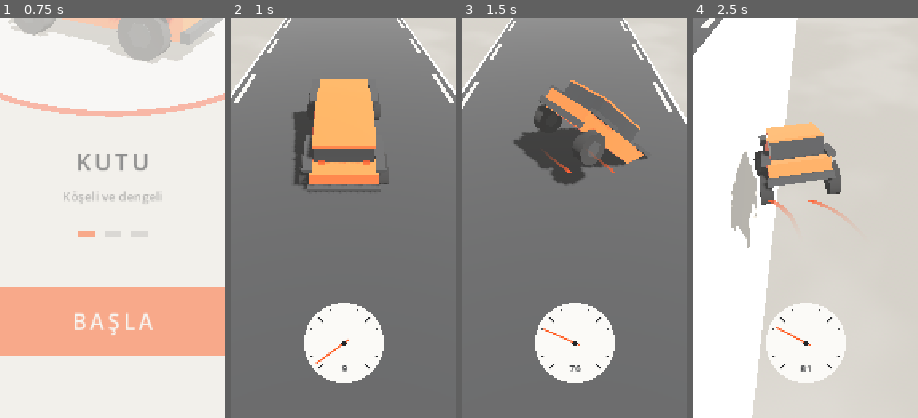
Above: before the commit, frames 1-4 (left to right).
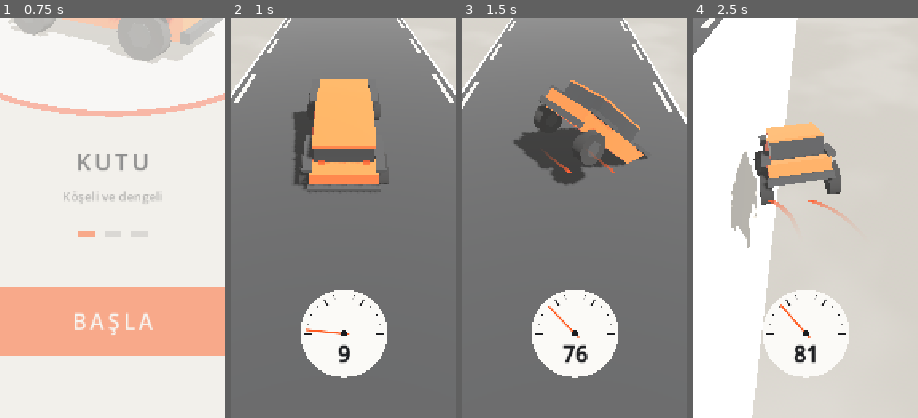
Above: after the commit, the same moments.

Repository: basarbellisan/Runny
Game: Godot game, scene res://scenes/menu.tscn
The game is run twice, just before and just after one commit, with the same random seed, the same clock (stepped at 60 frames per second) and the same inputs.
Inputs (mouse positions are % of the whole screen's width and height, from its top left):
- Up to frame 1 (0.75 s): click "BAŞLA" at 0.5 s
- Up to frame 2 (1 s): no input
- Up to frame 3 (1.5 s): tap Enter at 1.25, 1.35 s; move the mouse to (72, 45) at 1.27 s; hold D from 1.28 s (still down); click (72, 45) at 1.42 s
- Up to frame 4 (2.5 s): tap Space at 1.52 s; release D at 2 s; drag from (30, 55) to (45, 70) at 2.02 s
The pictures show only the part of the screen within x 25-75%, y 50-100%; the shares and areas given below are measured in that part.

Frame 1 is identical in both runs. In frame 2, 2.4% of the frame differs, in the area x 31-70%, y 68-92%; in frame 3, 2.6%; in frame 4, 2.6%.

Commit message:
Hız kadranı: 10 stil, büyük okunaklı rakam
Beyaz yay (0 saat 9'da, en yüksek saat 3'te), siyah yay, yarım ay,
turuncu yüz, sadece yay, dijital, siyah klasik, beyaz klasik, cetvel,
halka. Stil ayar panelinden seçilir (GÖRSEL > Kadran stili); varsayılan
1. Karşılaştırma görseli için tools/gauge_sheet.gd.

Co-Authored-By: Claude Opus 5.5 <noreply@anthropic.com>
Claude-Session: https://claude.ai/code/session_016S88RPn945sNcGg6oLe6PH

Diff:
--- a/scripts/game.gd
+++ b/scripts/game.gd
@@ -84,7 +84,7 @@
 	lower.rock_hit.connect(_on_rock_hit)
 	lower.portal_entered.connect(_on_portal)
 	Tuning.register({"game": self, "car": car, "roads": roads, "lower": lower,
-		"camera": $Camera, "audio": Audio, "trail": car.trail})
+		"camera": $Camera, "audio": Audio, "trail": car.trail, "speedo": hud.speedometer})
 	# Garajda seçilen araba
 	car.model.variant = int(_args.get("model", _load_save().get_value("car", "model", 1)))
 	if _args.has("trail"):
--- a/scripts/hud.gd
+++ b/scripts/hud.gd
@@ -15,6 +15,7 @@
 var _energy: Control
 var _energy_back: ColorRect
 var _energy_fill: ColorRect
+var speedometer: Speedometer
 var _speedo: Speedometer
 var _speedo_shown := true
 var _hint_tween: Tween
@@ -47,10 +48,11 @@
 	_speedo.anchor_right = 0.5
 	_speedo.anchor_top = 1.0
 	_speedo.anchor_bottom = 1.0
-	_speedo.offset_left = -80
-	_speedo.offset_right = 80
-	_speedo.offset_top = -200
+	_speedo.offset_left = -110
+	_speedo.offset_right = 110
+	_speedo.offset_top = -230
 	_speedo.offset_bottom = -40
+	speedometer = _speedo
 	set_mood(0.0)
 	hint("SOLA DOKUN      |      SAĞA DOKUN", 3.0)
 
--- a/scripts/speedometer.gd
+++ b/scripts/speedometer.gd
@@ -1,28 +1,46 @@
 class_name Speedometer
 extends Control
-## Hız kadranı, Braun tarzı: düz kırık beyaz yüz, ince çentikler,
-## tek vurgu olarak turuncu ibre, altta küçük hız rakamı.
+## Hız kadranı. 10 stil (ayar panelinden seçilir), hepsinde büyük, okunaklı rakam:
+##  1 beyaz yay (0: saat 9, en yüksek: saat 3)   2 siyah yay
+##  3 yarım ay + rakam bandı                     4 turuncu yüz
+##  5 sadece yay (yüzsüz)                        6 dijital kutu + hız çizgisi
+##  7 siyah klasik 270°                          8 beyaz klasik 270°
+##  9 cetvel (yatay skala)                       10 halka
 
 const MAX_KMH := 300.0
-const START_DEG := 135.0
-const SWEEP_DEG := 270.0
+const BLACK := Color("1c1d20")
+const GREY := Color("8a8d92")
 
-@export var radius := 64.0
+@export_range(1, 10) var style := 1:
+	set(v):
+		style = v
+		queue_redraw()
 
 var _shown_kmh := 0.0
 var _needle_v := 0.0
 var _kmh := 0.0
 var _font: Font
+var _bold: FontVariation
 
 
 func _ready() -> void:
 	mouse_filter = Control.MOUSE_FILTER_IGNORE
 	_font = get_theme_default_font()
+	_bold = FontVariation.new()
+	_bold.base_font = _font
+	_bold.variation_embolden = 0.6
 
 
 ## kmh: gerçek hız (gaz dahil)
-func set_values(kmh: float, _base_kmh: float, _boost: float) -> void:
+func set_values(kmh: float, _base_kmh: float = 0.0, _boost: float = 0.0) -> void:
 	_kmh = kmh
+
+
+## Test/görsel için: ibreyi beklemeden doğrudan bu hıza getir
+func snap(kmh: float) -> void:
+	_kmh = kmh
+	_shown_kmh = kmh
+	queue_redraw()
 
 
 func _process(delta: float) -> void:
@@ -33,28 +51,108 @@
 	queue_redraw()
 
 
-func _angle(kmh: float) -> float:
-	return deg_to_rad(START_DEG + SWEEP_DEG * clampf(kmh / MAX_KMH, 0.0, 1.0))
+func _draw() -> void:
+	var c := size * 0.5
+	var t := clampf(_shown_kmh / MAX_KMH, 0.0, 1.0)
+	var speed := str(int(round(_shown_kmh)))
+	var orange := Palette.ACCENT
+	var white := Palette.SNOW
+	match style:
+		1:
+			draw_circle(c, 70, white)
+			_dial(c, 70, 180, 180, BLACK, orange, t)
+			_text(speed, c + Vector2(0, 34), 34, BLACK)
+		2:
+			draw_circle(c, 70, BLACK)
+			_dial(c, 70, 180, 180, white, orange, t)
+			_text(speed, c + Vector2(0, 34), 34, white)
+		3:
+			var top := c + Vector2(0, 10)
+			_half_disc(top, 78, white)
+			draw_rect(Rect2(top.x - 78, top.y + 4, 156, 40), BLACK)
+			_dial(top, 78, 180, 180, BLACK, orange, t, 8.0)
+			_text(speed, top + Vector2(0, 25), 30, white)
+		4:
+			draw_circle(c, 70, orange)
+			_dial(c, 70, 135, 270, white, BLACK, t)
+			_text(speed, c + Vector2(0, 38), 30, white)
+		5:
+			var r := 66.0
+			draw_arc(c + Vector2(0, 14), r, PI, TAU, 64, Color(white, 0.35), 7.0, true)
+			draw_arc(c + Vector2(0, 14), r, PI, PI + PI * t, 64, orange, 7.0, true)
+			_text(speed, c + Vector2(2, 12), 44, Color(0, 0, 0, 0.35))
+			_text(speed, c + Vector2(0, 10), 44, white)
+		6:
+			var box := Rect2(c - Vector2(80, 38), Vector2(160, 76))
+			_round_rect(box, 10, BLACK)
+			_text(speed, c + Vector2(0, -4), 40, white)
+			var bar := Rect2(box.position + Vector2(16, 58), Vector2(128, 4))
+			draw_rect(bar, Color(white, 0.2))
+			draw_rect(Rect2(bar.position, Vector2(bar.size.x * t, 4)), orange)
+		7:
+			draw_circle(c, 72, BLACK)
+			_dial(c, 72, 135, 270, white, orange, t, 7.0, true)
+			_text(speed, c + Vector2(0, 46), 26, white)
+		8:
+			draw_circle(c, 72, white)
+			_dial(c, 72, 135, 270, BLACK, orange, t)
+			_text(speed, c + Vector2(0, 42), 28, BLACK)
+		9:
+			var box := Rect2(c - Vector2(100, 40), Vector2(200, 80))
+			_round_rect(box, 8, white)
+			var x0 := box.position.x + 14
+			var w := box.size.x - 28
+			var base := box.end.y - 12
+			for v in range(0, int(MAX_KMH) + 1, 25):
+				var x := x0 + w * v / MAX_KMH
+				var tall := 12.0 if v % 100 == 0 else 6.0
+				draw_line(Vector2(x, base), Vector2(x, base - tall), BLACK, 2.0 if v % 100 == 0 else 1.0, true)
+			var px := x0 + w * t
+			draw_line(Vector2(px, base + 4), Vector2(px, box.position.y + 40), orange, 3.0, true)
+			_text(speed, Vector2(c.x, box.position.y + 24), 30, BLACK)
+		_:
+			draw_circle(c, 68, BLACK)
+			draw_arc(c, 56, deg_to_rad(135), deg_to_rad(405), 72, Color(white, 0.15), 9.0, true)
+			draw_arc(c, 56, deg_to_rad(135), deg_to_rad(135 + 270 * t), 72, orange, 9.0, true)
+			_text(speed, c + Vector2(0, 4), 36, white)
+			_text("KM/SA", c + Vector2(0, 30), 12, Color(white, 0.5))
 
 
-func _draw() -> void:
-	var c := size * 0.5
-	var r := radius
-	var ink := Palette.INK_DARK
-	draw_circle(c, r, Palette.SNOW)
+## Çentikli kadran ve ibre. start/sweep derece (0 = saat 3, 180 = saat 9).
+func _dial(c: Vector2, r: float, start: float, sweep: float, ink: Color, needle: Color,
+		t: float, inset := 7.0, numbers := false) -> void:
+	for v in range(0, int(MAX_KMH) + 1, 25):
+		var dir := Vector2.from_angle(deg_to_rad(start + sweep * v / MAX_KMH))
+		var major := v % 100 == 0
+		var outer := r - inset
+		var inner := outer - (11.0 if major else 5.0)
+		draw_line(c + dir * inner, c + dir * outer, ink, 2.5 if major else 1.2, true)
+		if numbers and major and v > 0 and v < MAX_KMH:
+			_text(str(v), c + dir * (inner - 14), 14, Color(ink, 0.7))
+	var nd := Vector2.from_angle(deg_to_rad(start + sweep * t))
+	draw_line(c - nd * 8.0, c + nd * (r - inset - 3.0), needle, 3.0, true)
+	draw_circle(c, 5.0, ink)
 
-	for v in range(0, int(MAX_KMH) + 1, 25):
-		var dir := Vector2.from_angle(_angle(v))
-		var major := v % 100 == 0
-		var outer := r - 7.0
-		var inner := outer - (9.0 if major else 5.0)
-		draw_line(c + dir * inner, c + dir * outer, ink, 2.0 if major else 1.0, true)
 
-	var txt := str(int(round(_shown_kmh)))
-	var fs := 15
-	var ts := _font.get_string_size(txt, HORIZONTAL_ALIGNMENT_LEFT, -1, fs)
-	draw_string(_font, c + Vector2(-ts.x * 0.5, r * 0.72), txt, HORIZONTAL_ALIGNMENT_LEFT, -1, fs, ink)
+## Ortalanmış yazı; pos yazının dikey ortası
+func _text(s: String, pos: Vector2, fs: int, color: Color) -> void:
+	var f: Font = _bold if fs >= 24 else _font
+	var sz := f.get_string_size(s, HORIZONTAL_ALIGNMENT_LEFT, -1, fs)
+	draw_string(f, pos + Vector2(-sz.x * 0.5, fs * 0.36), s, HORIZONTAL_ALIGNMENT_LEFT, -1, fs, color)
 
-	var nd := Vector2.from_angle(_angle(_shown_kmh))
-	draw_line(c - nd * 8.0, c + nd * (r - 10.0), Palette.ACCENT, 2.5, true)
-	draw_circle(c, 4.0, ink)
+
+func _half_disc(c: Vector2, r: float, color: Color) -> void:
+	var pts := PackedVector2Array()
+	for i in 41:
+		pts.append(c + Vector2.from_angle(PI + PI * i / 40.0) * r)
+	pts.append(c + Vector2(r, 4))
+	pts.append(c + Vector2(-r, 4))
+	draw_colored_polygon(pts, color)
+
+
+func _round_rect(rect: Rect2, radius: float, color: Color) -> void:
+	var sb := StyleBoxFlat.new()
+	sb.bg_color = color
+	sb.set_corner_radius_all(int(radius))
+	sb.anti_aliasing = true
+	draw_style_box(sb, rect)
--- a/scripts/tuning.gd
+++ b/scripts/tuning.gd
@@ -53,6 +53,7 @@
 	["KAMERA", "camera", "fov_per_speed", "Hızla açı artışı", 0, 1, 0.05],
 	["KAMERA", "camera", "look_ahead", "İleri bakış", 5, 40, 1],
 	["GÖRSEL", "trail", "style", "İz stili (1 ışık, 2 küp, 3 rüzgâr)", 1, 3, 1],
+	["GÖRSEL", "speedo", "style", "Kadran stili (1-10)", 1, 10, 1],
 	["GÖRSEL", "trail", "min_life", "İz boyu: gazsız (sn)", 0, 1, 0.02],
 	["GÖRSEL", "trail", "max_life", "İz boyu: tam gaz (sn)", 0.1, 2, 0.05],
 	["SES", "audio", "music_volume_db", "Müzik (dB)", -40, 0, 1],
--- /dev/null
+++ b/tools/gauge_sheet.gd
@@ -0,0 +1,42 @@
+extends SceneTree
+## 10 kadran stilini yan yana çizer (karşılaştırma görseli).
+## Kullanım: godot --path . --resolution 720x1280 --script res://tools/gauge_sheet.gd -- --out=/tmp/x.png --kmh=140
+
+func _initialize() -> void:
+	_draw_sheet.call_deferred()
+
+
+func _draw_sheet() -> void:
+	var out := "user://kadranlar.png"
+	var kmh := 140.0
+	for a in OS.get_cmdline_user_args():
+		if a.begins_with("--out="):
+			out = a.trim_prefix("--out=")
+		elif a.begins_with("--kmh="):
+			kmh = float(a.trim_prefix("--kmh="))
+	var bg := ColorRect.new()
+	bg.color = Color("5f6166")  # yol rengi
+	bg.size = Vector2(720, 1280)
+	root.add_child(bg)
+	var names := ["Beyaz yay", "Siyah yay", "Yarım ay", "Turuncu yüz", "Sadece yay",
+		"Dijital", "Siyah klasik", "Beyaz klasik", "Cetvel", "Halka"]
+	for i in 10:
+		var col := i % 2
+		var row := i / 2
+		var cell := Vector2(col * 360, row * 256)
+		var g := Speedometer.new()
+		g.style = i + 1
+		g.position = cell + Vector2(70, 46)
+		g.size = Vector2(220, 180)
+		bg.add_child(g)
+		g.snap(kmh)
+		var l := Label.new()
+		l.text = "%d  %s" % [i + 1, names[i]]
+		l.position = cell + Vector2(16, 10)
+		l.add_theme_font_size_override("font_size", 22)
+		l.add_theme_color_override("font_color", Palette.SNOW)
+		bg.add_child(l)
+	for i in 3:
+		await process_frame
+	root.get_texture().get_image().save_png(out)
+	quit()
Not shown, added: tools/gauge_sheet.gd.uid
